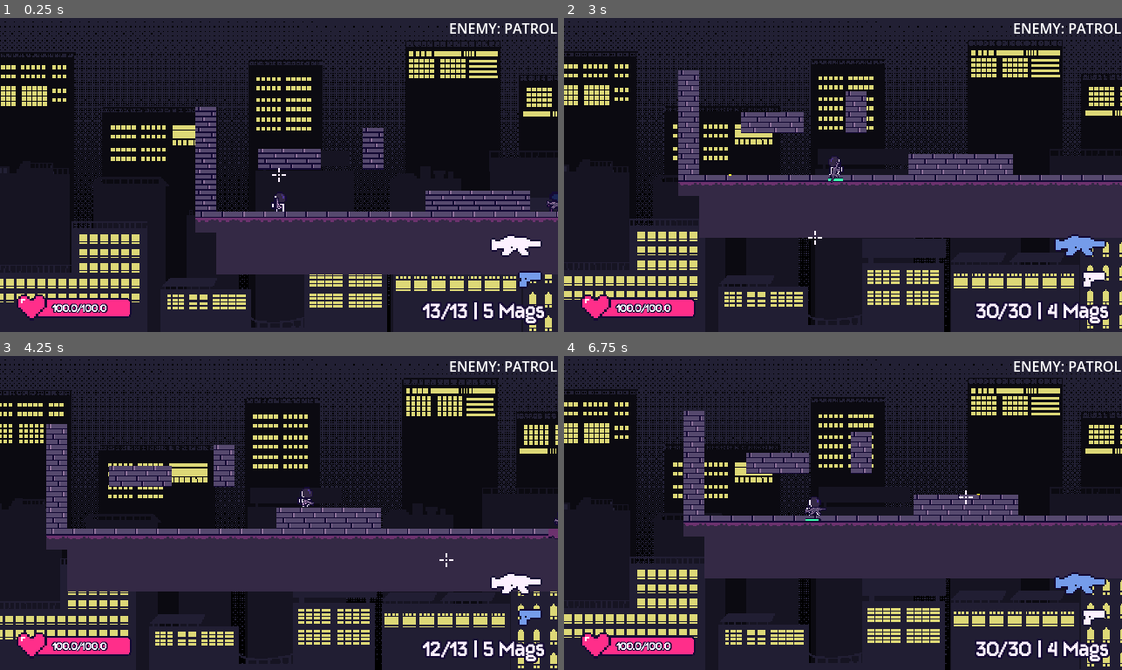
Above: before the commit, frames 1-4 (two rows, left to right).
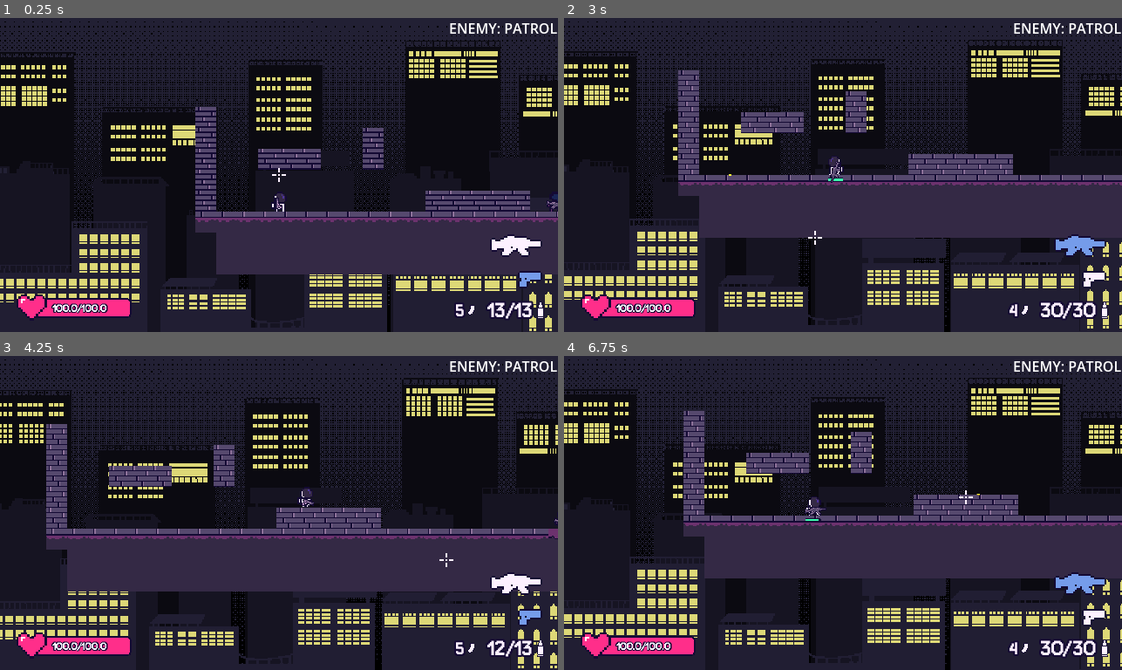
Above: after the commit, the same moments.

Repository: kyteidev/rogueshot
Game: Godot game, scene res://scenes/game_debug.tscn
The game is run twice, just before and just after one commit, with the same random seed, the same clock (stepped at 60 frames per second) and the same inputs.
Inputs (mouse positions are in pixels of both pictures, inside the frame that each line leads up to):
- Up to frame 1 (0.25 s): no input
- Up to frame 2 (3 s): move the mouse to (965, 159) at 0.52 s; press the mouse at (965, 159) at 0.53 s; hold D (player_right) 0.53-2.03 s; tap W (player_jump) at 0.77, 1.52 s; move the mouse to (731, 190) at 1.27 s; release the mouse at (731, 190) at 1.28 s; tap Shift (player_sprint) at 1.35 s; move the mouse to (898, 105) at 2.02 s; hold A (player_left) 2.03-2.78 s; tap 1 (weapon_1) at 2.1 s; move the mouse to (815, 237) at 2.77 s; hold D (player_right) from 2.78 s (still down); tap 2 (weapon_2) at 2.85 s
- Up to frame 3 (4.25 s): keep holding D (player_right); tap W (player_jump) at 3.02, 3.77 s; move the mouse to (446, 560) at 3.52 s; tap Q (weapon_cycle) at 3.6 s
- Up to frame 4 (6.75 s): move the mouse to (675, 465) at 4.27 s; release D (player_right) at 4.28 s; hold A (player_left) 4.28-5.03 s; click (675, 465) at 4.35 s; tap W (player_jump) at 4.52, 6.02 s; move the mouse to (870, 513) at 5.02 s; hold D (player_right) 5.03-5.78 s; hold Shift (player_sprint) 5.03-5.78 s; move the mouse to (759, 434) at 5.77 s; hold A (player_left) from 5.78 s (still down); tap 1 (weapon_1) at 5.85 s; move the mouse to (965, 497) at 6.52 s; tap 2 (weapon_2) at 6.6 s

The runs differ from the first frame. In frame 1, 0.7% of the frame differs, in the area x 17-98%, y 90-98%; in frame 2, 0.8%; in frame 3, 0.7%; in frame 4, 0.8%.

Commit message:
update ammo and mag display with icons

Diff:
--- a/scenes/hud.tscn
+++ b/scenes/hud.tscn
@@ -2,7 +2,9 @@
 
 [ext_resource type="LabelSettings" uid="uid://clt58t4s48cxb" path="res://settings/label_hud.tres" id="1_ahhtf"]
 [ext_resource type="Script" uid="uid://dynt2sniw8un4" path="res://scripts/hud.gd" id="1_oo0fn"]
+[ext_resource type="Texture2D" uid="uid://qkbkrm2koru3" path="res://assets/sprites/icons/magazine.png" id="3_0m4u7"]
 [ext_resource type="Texture2D" uid="uid://cdf5h5jgg2u5w" path="res://assets/sprites/bar/bar-base.png" id="3_uo2fv"]
+[ext_resource type="Texture2D" uid="uid://16mhj3qealya" path="res://assets/sprites/icons/bullet.png" id="4_apjy4"]
 [ext_resource type="FontFile" uid="uid://4jxi61jcsc2c" path="res://assets/fonts/groundhog.ttf" id="5_047uy"]
 [ext_resource type="Texture2D" uid="uid://wyplv53mg8ky" path="res://assets/sprites/bar/bar-progress.png" id="5_uo2fv"]
 [ext_resource type="Texture2D" uid="uid://birxq4q0v4dpe" path="res://assets/sprites/weapons/base/rifle1-base.png" id="6_5pdws"]
@@ -11,6 +13,13 @@
 [ext_resource type="Texture2D" uid="uid://clda7jp4ldk2a" path="res://assets/sprites/weapons/outline/rifle1-outline.png" id="8_0i1j5"]
 [ext_resource type="Texture2D" uid="uid://bcsuqxrinkvnt" path="res://assets/sprites/weapons/outline/pistol-outline.png" id="9_mphia"]
 
+[sub_resource type="LabelSettings" id="LabelSettings_apjy4"]
+font = ExtResource("5_047uy")
+font_size = 20
+font_color = Color(0.99215686, 0.94509804, 1, 1)
+outline_size = 8
+outline_color = Color(0.08235294, 0.039215688, 0.20392157, 1)
+
 [sub_resource type="LabelSettings" id="LabelSettings_nxcxh"]
 font = ExtResource("5_047uy")
 font_size = 24
@@ -21,22 +30,59 @@
 [node name="HUD" type="CanvasLayer" unique_id=465990537]
 script = ExtResource("1_oo0fn")
 
-[node name="AmmoMagLabel" type="Label" parent="." unique_id=667591211]
+[node name="AmmoMagContainer" type="HBoxContainer" parent="." unique_id=1283879224]
 anchors_preset = 3
 anchor_left = 1.0
 anchor_top = 1.0
 anchor_right = 1.0
 anchor_bottom = 1.0
-offset_left = -167.0
-offset_top = -44.0
-offset_right = -14.0
+offset_left = -129.0
+offset_top = -45.0
+offset_right = -12.0
 offset_bottom = -5.0
 grow_horizontal = 0
 grow_vertical = 0
-text = "30/30 | 5 Mags"
+theme_override_constants/separation = 12
+alignment = 2
+
+[node name="MagContainer" type="HBoxContainer" parent="AmmoMagContainer" unique_id=732503666]
+layout_mode = 2
+theme_override_constants/separation = 0
+alignment = 2
+
+[node name="MagLabel" type="Label" parent="AmmoMagContainer/MagContainer" unique_id=945767650]
+layout_mode = 2
+text = "5"
+label_settings = SubResource("LabelSettings_apjy4")
+horizontal_alignment = 2
+vertical_alignment = 1
+
+[node name="MagIcon" type="TextureRect" parent="AmmoMagContainer/MagContainer" unique_id=1788942234]
+custom_maximum_size = Vector2(14, 14)
+layout_mode = 2
+size_flags_horizontal = 4
+size_flags_vertical = 4
+texture = ExtResource("3_0m4u7")
+stretch_mode = 4
+
+[node name="AmmoContainer" type="HBoxContainer" parent="AmmoMagContainer" unique_id=1165337424]
+layout_mode = 2
+theme_override_constants/separation = 0
+alignment = 2
+
+[node name="AmmoLabel" type="Label" parent="AmmoMagContainer/AmmoContainer" unique_id=1694591801]
+layout_mode = 2
+text = "30/30"
 label_settings = ExtResource("1_ahhtf")
 horizontal_alignment = 2
 vertical_alignment = 1
+
+[node name="AmmoIcon" type="TextureRect" parent="AmmoMagContainer/AmmoContainer" unique_id=973714395]
+layout_mode = 2
+size_flags_horizontal = 4
+size_flags_vertical = 4
+texture = ExtResource("4_apjy4")
+stretch_mode = 2
 
 [node name="HealthBarOutline" type="TextureRect" parent="." unique_id=2042992540]
 anchors_preset = 2
--- a/scripts/hud.gd
+++ b/scripts/hud.gd
@@ -15,7 +15,8 @@
 
 var health_tween: Tween
 
-@onready var ammo_mag_label := $AmmoMagLabel
+@onready var ammo_label := $AmmoMagContainer/AmmoContainer/AmmoLabel
+@onready var mag_label := $AmmoMagContainer/MagContainer/MagLabel
 
 @onready var health_bar := $HealthBarOutline/HealthBar
 @onready var health_loss_bar := $HealthBarOutline/HealthLossBar
@@ -37,8 +38,11 @@
 
 func _process(delta: float) -> void:
 	# update ammo info
-	var ammo_text: String = "%s/%s | %s %s"
-	ammo_mag_label.text = ammo_text % [sm.ammo, sm.max_ammo, sm.mags, "Mag" if sm.mags == 1 else "Mags"]
+	var ammo_text: String = "%s/%s"
+	ammo_label.text = ammo_text % [sm.ammo, sm.max_ammo]
+
+	# update mag info
+	mag_label.text = str(sm.mags)
 
 	# update health info
 	health_bar.value = sm.health
Binary file added: assets/sprites/icons/bullet.png
Not shown, added: assets/sprites/icons/bullet.png.import
Binary file added: assets/sprites/icons/magazine.png
Not shown, added: assets/sprites/icons/magazine.png.import
